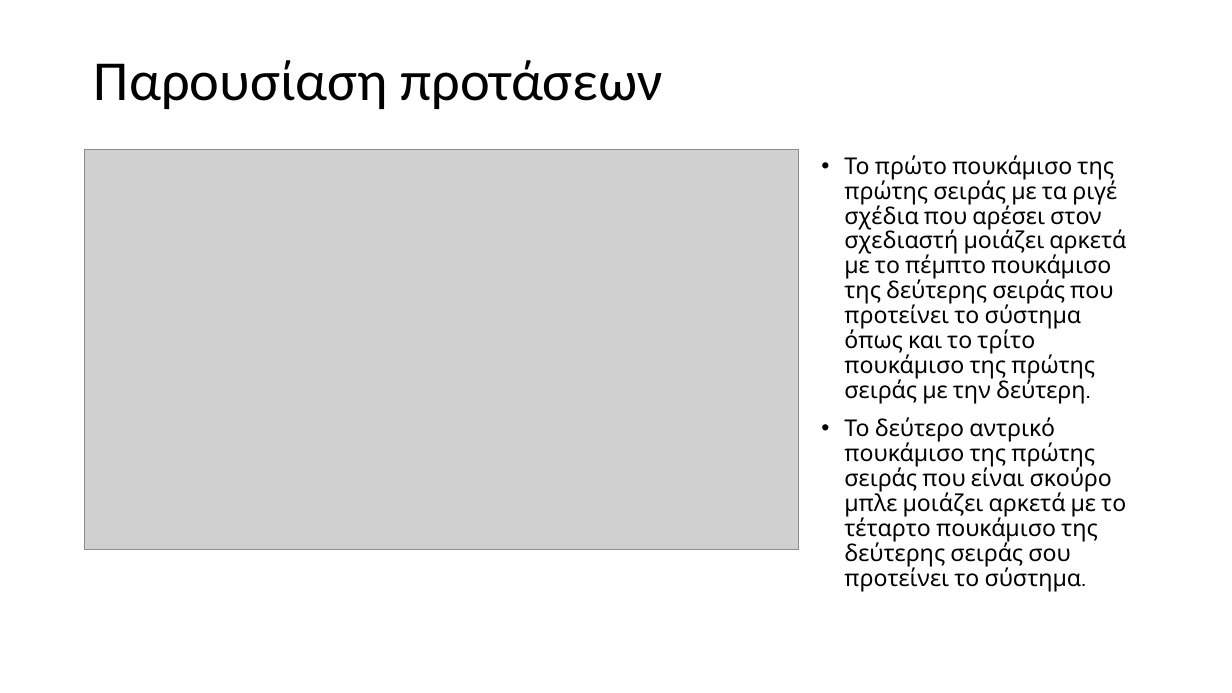
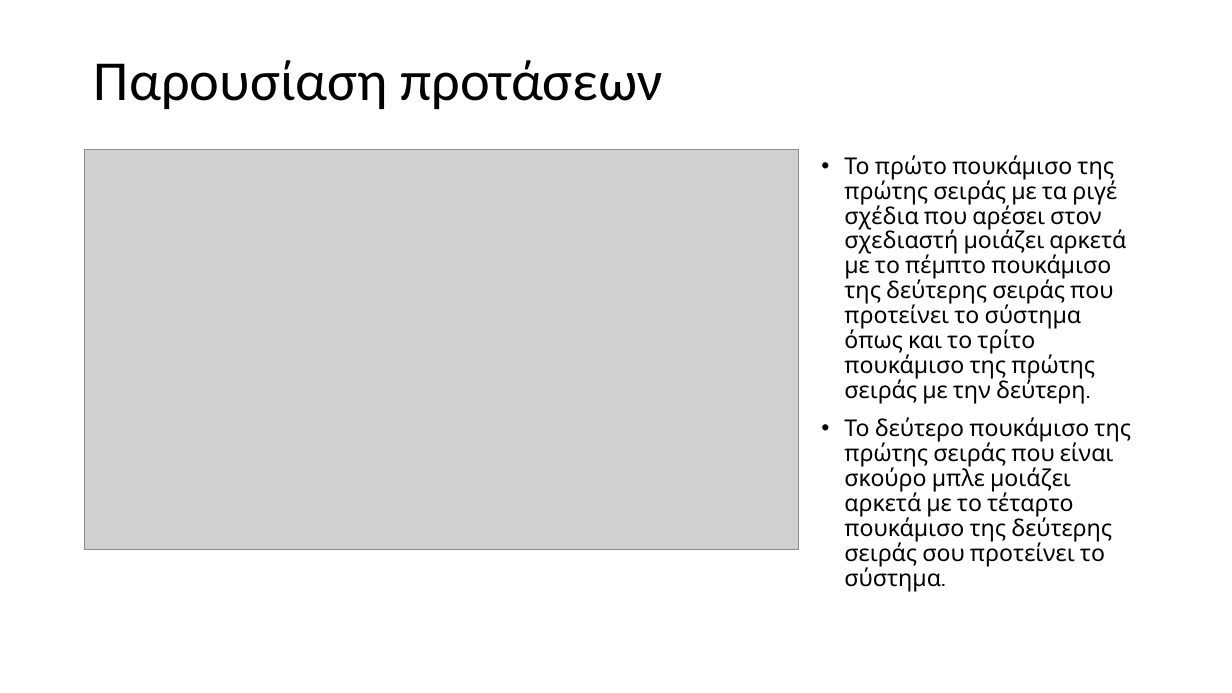
Before and after one commit to mpountou/General-Recommendation-Engine, a slide deck: slide 22 of παρουσίαση.pptx. Drawn at 1232x693 pixels with LibreOffice and Linux fonts; fonts in the diff are those of the drawing; grey boxes stand for pictures. Boxes give left, top, right and bottom in pixels: in the first picture for what was removed or moved away, otherwise in the second. Text is boxed around its words. In the diff, an @@ line names an element or a change of style, - is before the commit and + after.

```diff
--- a/παρουσίαση.pptx
+++ b/παρουσίαση.pptx
@@ text at bbox=[844, 417, 1131, 592]: text changed @@
-• Το δεύτερο αντρικό πουκάμισο της πρώτης σειράς που είναι σκούρο μπλε μοιάζει αρκετά με το τέταρτο πουκάμισο της δεύτερης σειράς σου προτείνει το σύστημα.
+• Το δεύτερο πουκάμισο της πρώτης σειράς που είναι σκούρο μπλε μοιάζει αρκετά με το τέταρτο πουκάμισο της δεύτερης σειράς σου προτείνει το σύστημα.
```
Also in this commit, not shown: 12 other slides changed, 1 slide added, 1 slide removed, 1 other file.
